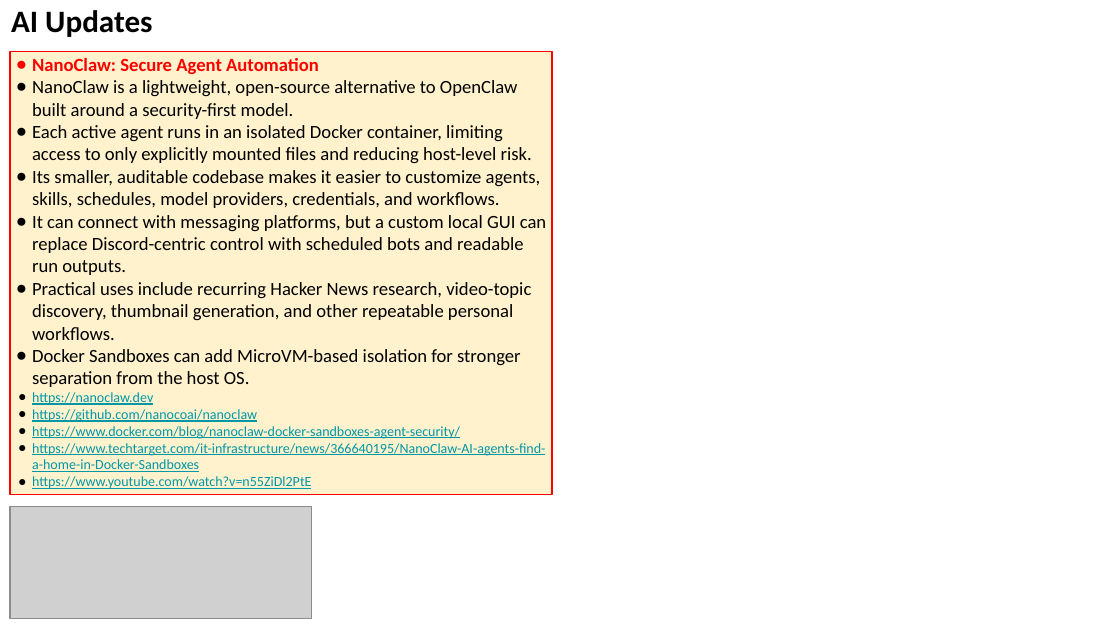
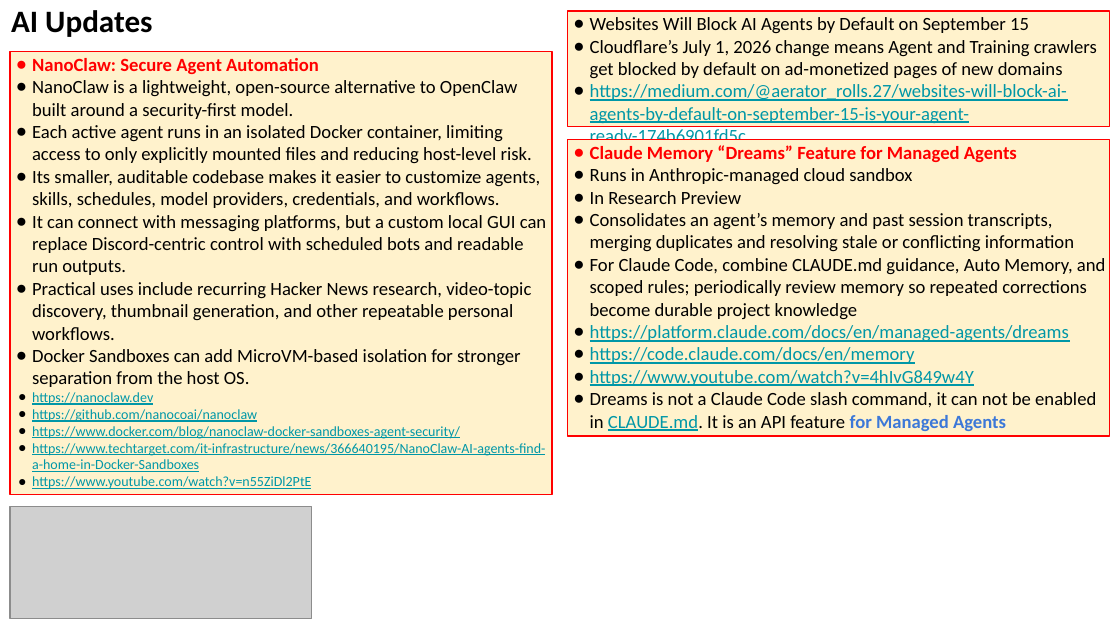
Before and after one commit to lselector/seminar, a slide deck: slide 10 of 2026/2026-09-04-AI-Updates.pptx (slide 9 before the commit). Drawn at 1120x630 pixels with LibreOffice and Linux fonts; fonts in the diff are those of the drawing; grey boxes stand for pictures. Boxes give left, top, right and bottom in pixels: in the first picture for what was removed or moved away, otherwise in the second. Text is boxed around its words. In the diff, an @@ line names an element or a change of style, - is before the commit and + after.

```diff
--- a/2026/2026-09-04-AI-Updates.pptx
+++ b/2026/2026-09-04-AI-Updates.pptx
@@ rectangle added at [568, 11, 1110, 127], fill #FFF2CC, outline #FF0000 0.75 pt, 12 pt, text #000000 @@
+● Websites Will Block AI Agents by Default on September 15
+● Cloudflare’s July 1, 2026 change means Agent and Training crawlers get blocked by default on ad-monetized pages of new domains
+● https://medium.com/@aerator_rolls.27/websites-will-block-ai-agents-by-default-on-september-15-is-your-agent-ready-174b6901fd5c
@@ rectangle added at [568, 140, 1110, 437], fill #FFF2CC, outline #FF0000 0.75 pt, 12 pt, text #000000 @@
+● Claude Memory “Dreams” Feature for Managed Agents
+● Runs in Anthropic-managed cloud sandbox
+● In Research Preview
+● Consolidates an agent’s memory and past session transcripts, merging duplicates and resolving stale or conflicting information
+● For Claude Code, combine CLAUDE.md guidance, Auto Memory, and scoped rules; periodically review memory so repeated corrections become durable project knowledge
+● https://platform.claude.com/docs/en/managed-agents/dreams
+● https://code.claude.com/docs/en/memory
+● https://www.youtube.com/watch?v=4hIvG849w4Y
+● Dreams is not a Claude Code slash command, it can not be enabled in CLAUDE.md. It is an API feature for Managed Agents
```
Also in this commit, not shown: 7 other slides changed, 2 slides added.
